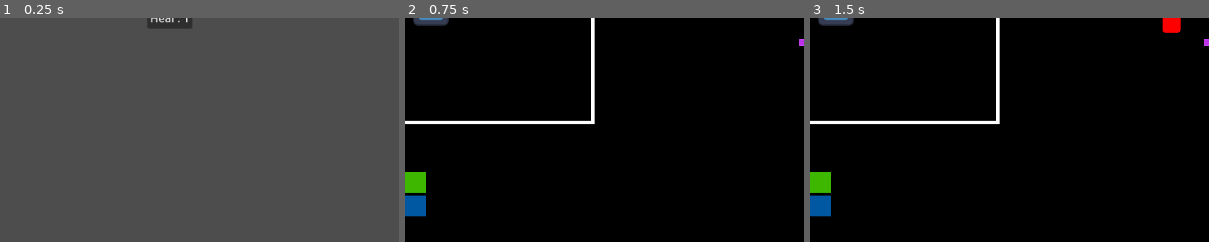
Above: before the commit, frames 1-3 (left to right).
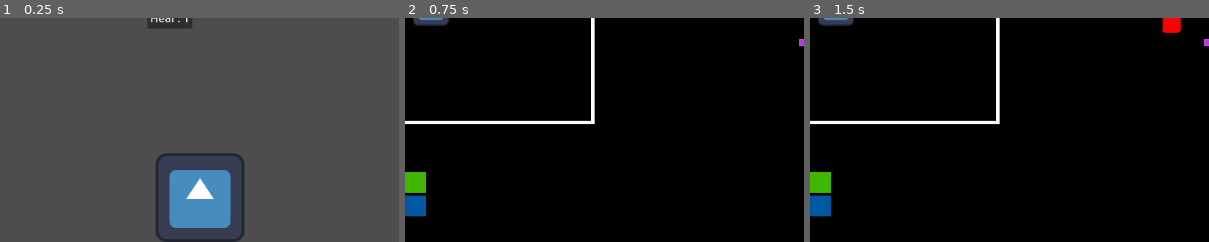
Above: after the commit, the same moments.

Repository: kriegueur/shovel_jam
Game: Godot game, scene res://scenes/shop.tscn
Same seed, same stepped clock (60 frames per second), same inputs: the game is played once before the commit and once after it. This scene is started directly instead of the project's main scene. The engine's default icon, where the game draws it, is replaced by a stand-in: a white triangle on a blue panel in a dark square.
Inputs:
- Up to frame 1 (0.25 s): no input
- Up to frame 2 (0.75 s): click "Next fight" at 0.5 s
- Up to frame 3 (1.5 s): click "Attack" at 1.25 s
The pictures show only the part of the screen within x 29-79%, y 50-100%; the shares and areas given below are measured in that part.

The runs differ from the first frame. In frame 1, 5.1% of the frame differs, in the area x 39-62%, y 60-100%; in frame 2, nothing differs; in frame 3, nothing differs.

Commit message:
hoverable item info

Diff:
--- /dev/null
+++ b/scenes/item_hoverable.tscn
@@ -0,0 +1,35 @@
+[gd_scene load_steps=3 format=3 uid="uid://btl7xrqixw8od"]
+
+[ext_resource type="Script" uid="uid://boxf6n35st4al" path="res://scripts/item_hoverable.gd" id="1_qko22"]
+[ext_resource type="Resource" uid="uid://db0fl4j10d26k" path="res://Resources/Items/wood_sword.tres" id="2_3i776"]
+
+[node name="ItemHoverable" type="Control"]
+layout_mode = 3
+anchors_preset = 15
+anchor_right = 1.0
+anchor_bottom = 1.0
+grow_horizontal = 2
+grow_vertical = 2
+script = ExtResource("1_qko22")
+item_resource = ExtResource("2_3i776")
+
+[node name="MainContainer" type="VBoxContainer" parent="."]
+layout_mode = 1
+anchors_preset = 2
+anchor_top = 1.0
+anchor_bottom = 1.0
+offset_top = -54.0
+offset_right = 40.0
+grow_vertical = 0
+
+[node name="InfoDisplay" type="VBoxContainer" parent="MainContainer"]
+layout_mode = 2
+
+[node name="Name" type="Label" parent="MainContainer/InfoDisplay"]
+layout_mode = 2
+
+[node name="Description" type="Label" parent="MainContainer/InfoDisplay"]
+layout_mode = 2
+
+[node name="IconDisplay" type="TextureRect" parent="MainContainer"]
+layout_mode = 2
--- a/scenes/shop.tscn
+++ b/scenes/shop.tscn
@@ -1,6 +1,7 @@
-[gd_scene load_steps=2 format=3 uid="uid://cb80vcjylyho6"]
+[gd_scene load_steps=3 format=3 uid="uid://cb80vcjylyho6"]
 
 [ext_resource type="Script" uid="uid://dda42yycfwk2j" path="res://scripts/shop.gd" id="1_lx5au"]
+[ext_resource type="PackedScene" uid="uid://btl7xrqixw8od" path="res://scenes/item_hoverable.tscn" id="2_xfvoa"]
 
 [node name="Shop" type="Control"]
 layout_mode = 3
@@ -49,3 +50,19 @@
 grow_horizontal = 2
 grow_vertical = 2
 text = "Heal : 1"
+
+[node name="Items" type="HBoxContainer" parent="."]
+layout_mode = 1
+anchors_preset = 7
+anchor_left = 0.5
+anchor_top = 1.0
+anchor_right = 0.5
+anchor_bottom = 1.0
+offset_left = -20.0
+offset_top = -40.0
+offset_right = 20.0
+grow_horizontal = 2
+grow_vertical = 0
+
+[node name="ItemHoverable" parent="Items" instance=ExtResource("2_xfvoa")]
+layout_mode = 2
--- /dev/null
+++ b/scripts/item_hoverable.gd
@@ -0,0 +1,26 @@
+extends Control
+
+@export var item_resource : Item
+
+@onready var icon_display: TextureRect = $MainContainer/IconDisplay
+@onready var info_display: VBoxContainer = $MainContainer/InfoDisplay
+@onready var name_indicator: Label = $MainContainer/InfoDisplay/Name
+@onready var description: Label = $MainContainer/InfoDisplay/Description
+
+# Called when the node enters the scene tree for the first time.
+func _ready() -> void:
+	icon_display.texture = item_resource.texture
+	name_indicator.text = item_resource.name
+	description.text = item_resource.description
+	info_display.hide()
+	icon_display.connect("mouse_entered", func():
+		info_display.show()
+	)
+	icon_display.connect("mouse_exited", func():
+		info_display.hide()
+	)
+
+
+# Called every frame. 'delta' is the elapsed time since the previous frame.
+func _process(delta: float) -> void:
+	pass
Not shown, added: scripts/item_hoverable.gd.uid
